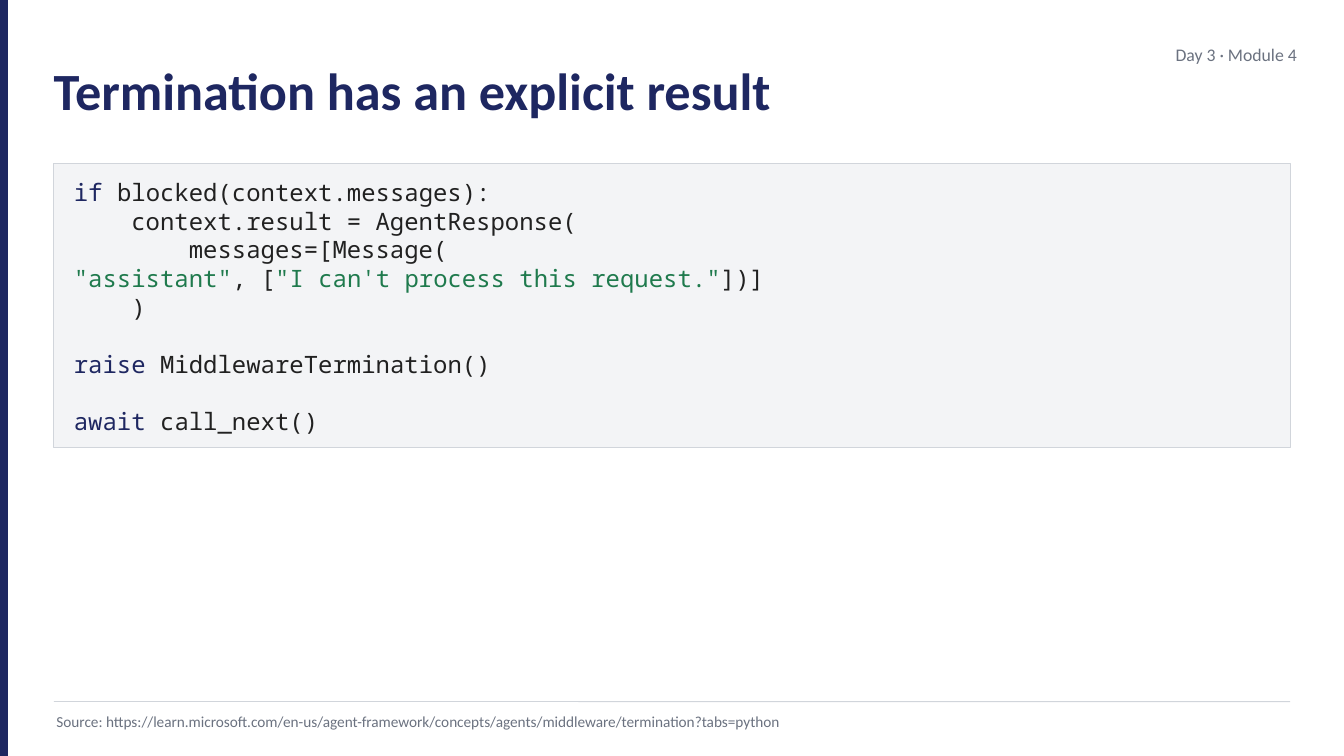
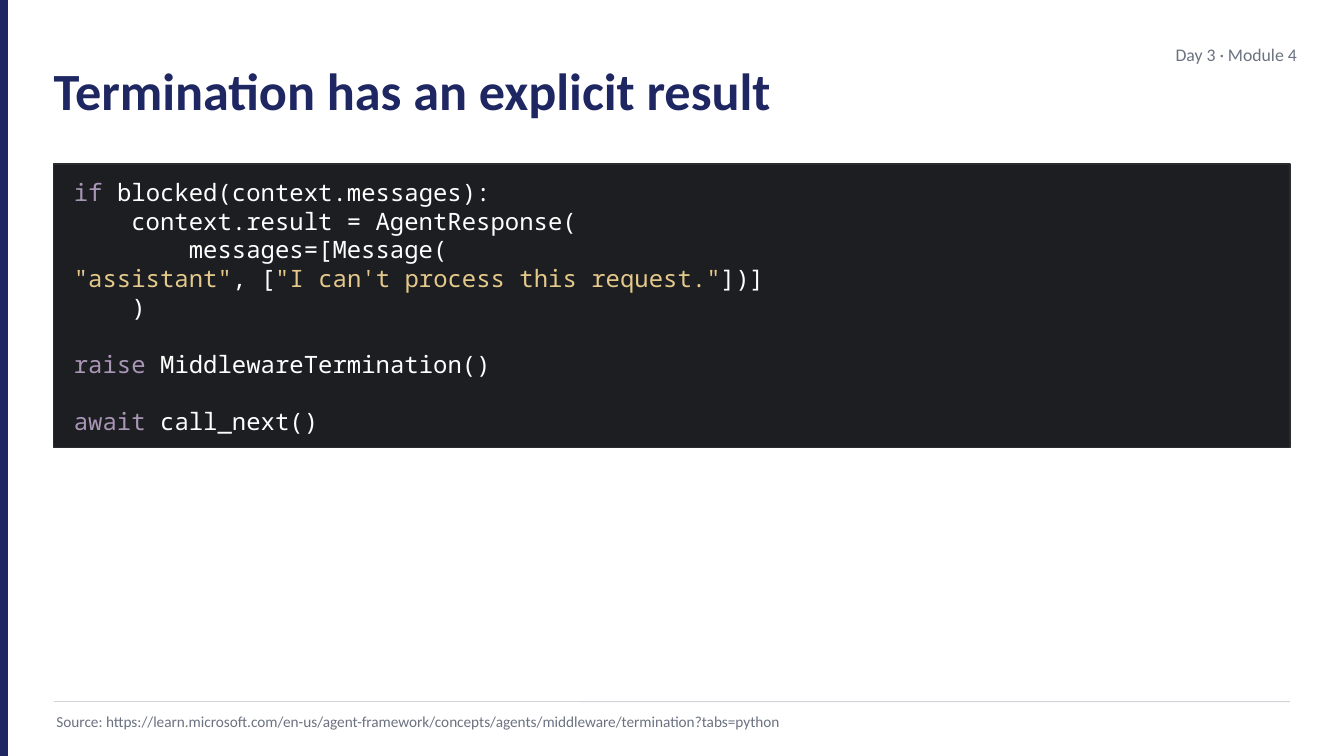
Before and after one commit to JimPiquant/Building-AI-Apps-and-Agents, a slide deck: slide 9 of decks/day3/module-4-middleware.pptx. Drawn at 1344x756 pixels with LibreOffice and Linux fonts; fonts in the diff are those of the drawing. Boxes give left, top, right and bottom in pixels: in the first picture for what was removed or moved away, otherwise in the second. Text is boxed around its words. In the diff, an @@ line names an element or a change of style, - is before the commit and + after.

```diff
--- a/decks/day3/module-4-middleware.pptx
+++ b/decks/day3/module-4-middleware.pptx
@@ rectangle at (54, 164, 1290, 448): fill #F3F4F6 to #1D1E22; outline #D1D5DB 0.5 pt to #2A2B2E 0.75 pt @@
@@ text "if blocked(context.messages):" at (74, 183, 764, 434): text colour #1E2761 to #A996B6 in "if", "raise await"; text colour #212121 to #FFFFFF in "blocked(context.messages):", "context.result = AgentResponse(", "messages=[Message(", ""assistant", ["I request."])]" and 2 more places; text colour #1F7A4D to #E4C98A in ""assistant", ["I can't process this request."])]" @@
```
Also in this commit, not shown: 1 other slide changed, 9 other files.
